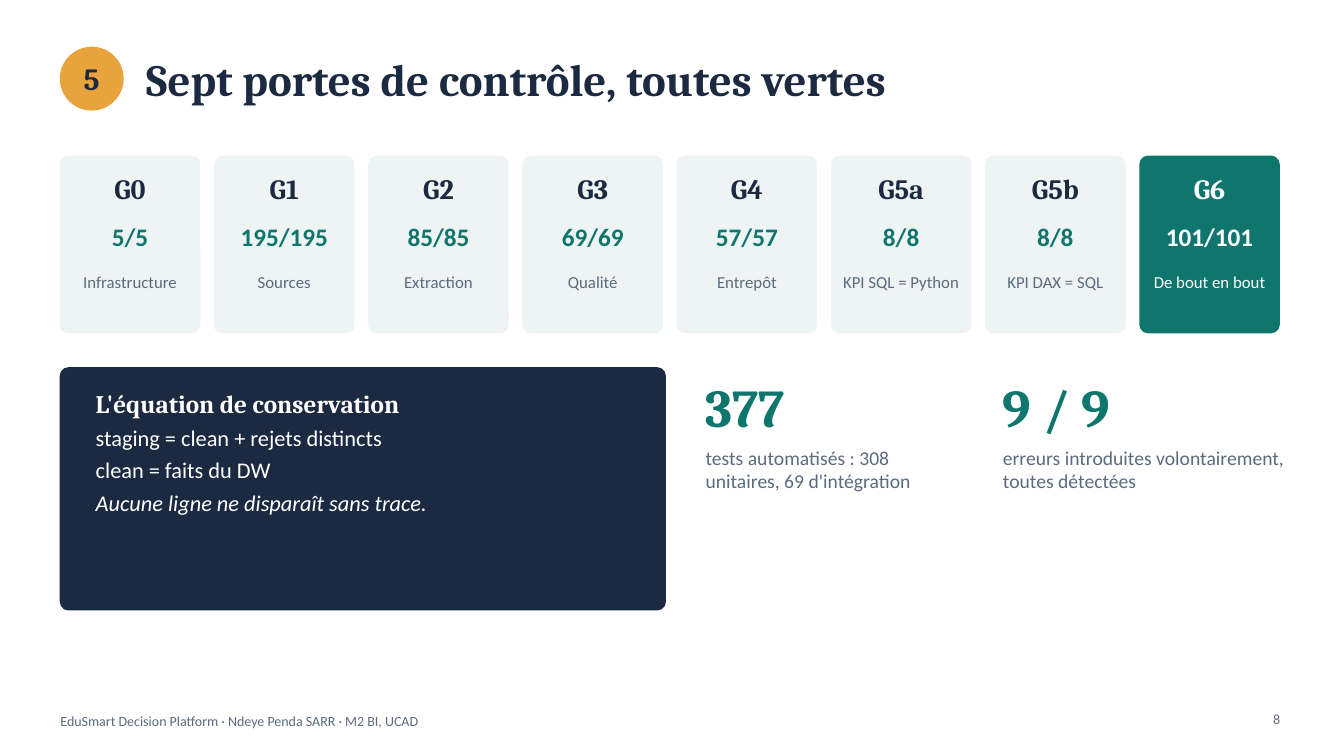
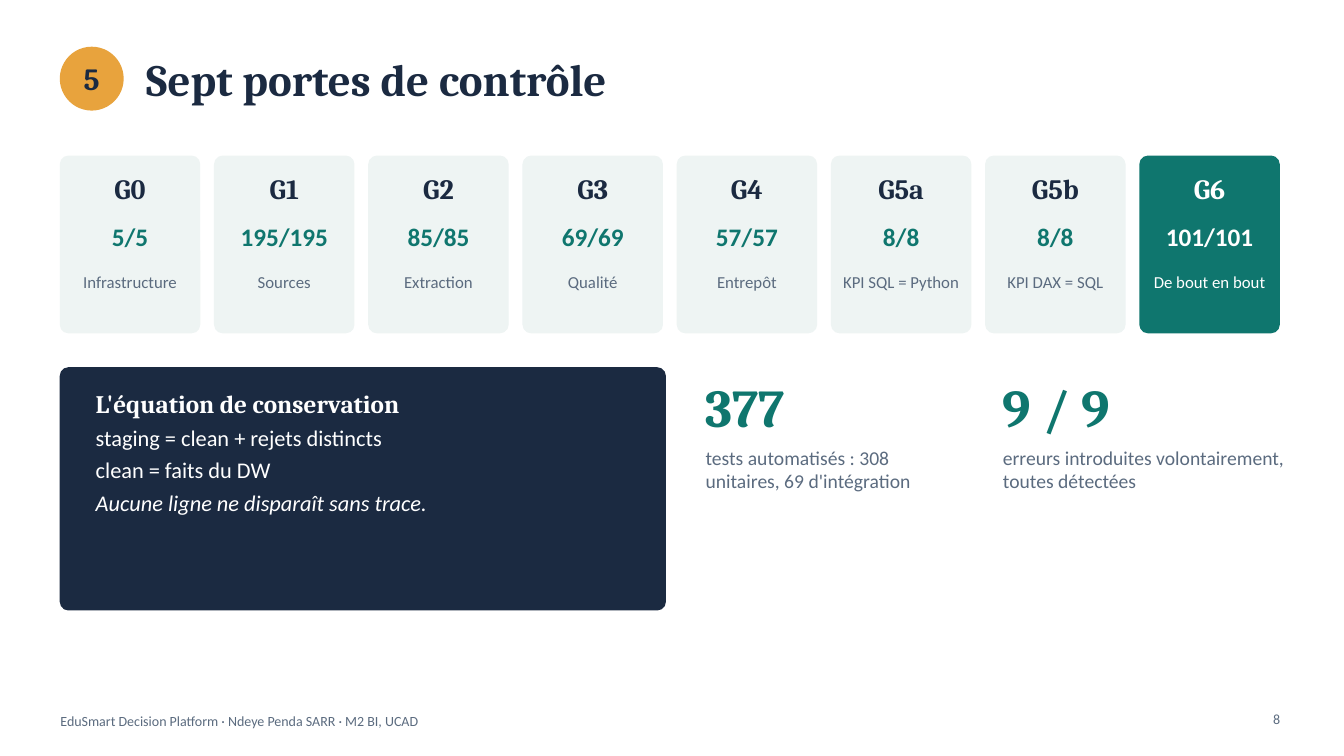
Before and after one commit to NdeyePendaSarr/edusmart-decision-platform, a slide deck: slide 8 of presentation/EduSmart_presentation.pptx. Drawn at 1344x756 pixels with LibreOffice and Linux fonts; fonts in the diff are those of the drawing. Boxes give left, top, right and bottom in pixels: in the first picture for what was removed or moved away, otherwise in the second. Text is boxed around its words. In the diff, an @@ line names an element or a change of style, - is before the commit and + after.

Commit message:
Présentation : titre de la diapositive 8 sans « toutes vertes »

```diff
--- a/presentation/EduSmart_presentation.pptx
+++ b/presentation/EduSmart_presentation.pptx
@@ title at (146,64,606,106): text changed @@
-Sept portes de contrôle, toutes vertes
+Sept portes de contrôle
```
